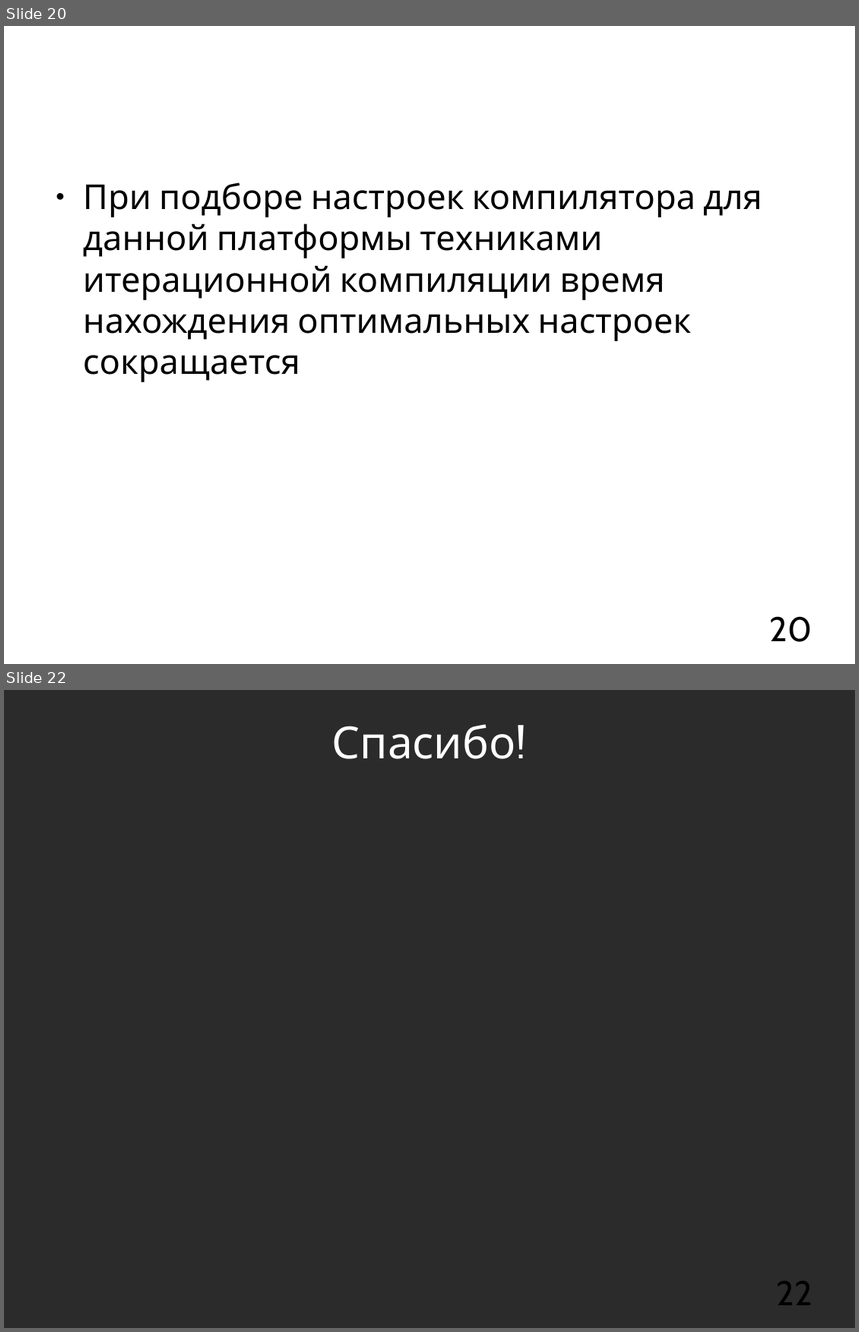
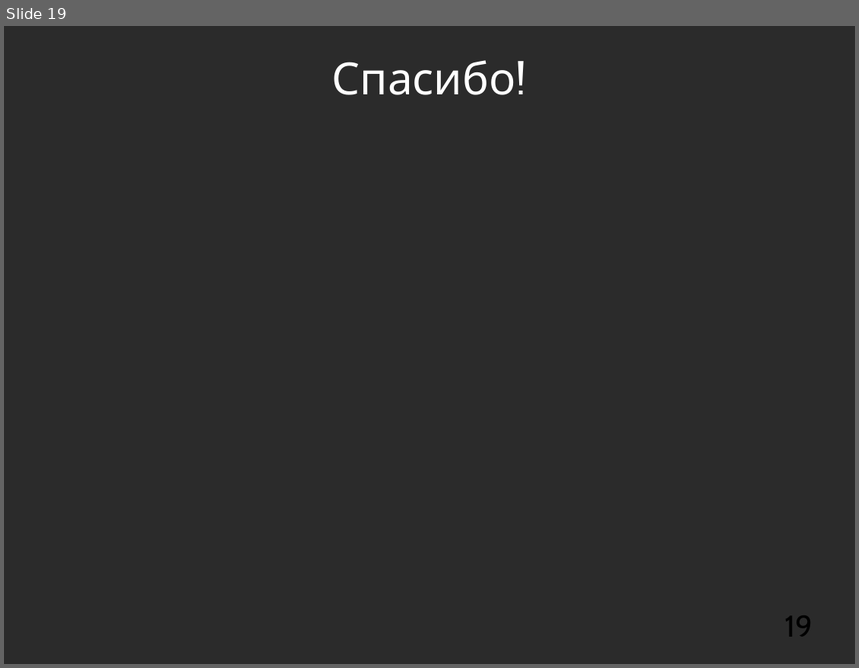
Before and after one commit to mkpankov/adaptor, a slide deck: diploma/defense/brochure.odp. Shown one above the other, each under a label of ours: slides 20 and 22 before the commit, slide 19 after it; the slides between them are not shown. The pictures are 859x1332 and 859x668 pixels, drawn with LibreOffice and Linux fonts; fonts in the diff are those of the drawing; background and template pictures are left out; a plain dark background stands for a picture behind light text. Boxes give left, top, right and bottom in pixels: in the first picture for what was removed or moved away, otherwise in the second. Text is boxed around its words. In the diff, an @@ line names an element or a change of style, - is before the commit and + after.

```diff
--- a/diploma/defense/brochure.odp
+++ b/diploma/defense/brochure.odp
@@ slide 20 removed at (4, 26, 855, 664), background picture (left out) @@
@@ title removed at (47, 45, 813, 112) @@
-Применение (2)
@@ text removed at (83, 183, 762, 382) @@
-● При подборе настроек компилятора для данной платформы техниками итерационной компиляции время нахождения оптимальных настроек сокращается
@@ page number removed at (770, 617, 813, 642) @@
-20
@@ what was slide 22 is now slide 19 @@
@@ page number at (785, 616, 813, 637): text changed; size 32 to 28 pt @@
-22
+19
```
Also in this commit, not shown: 11 slides changed, 1 slide added, 5 other slides removed.
